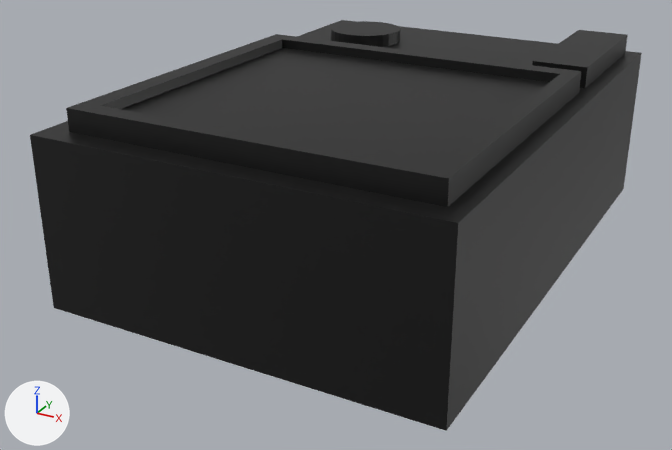
The COLLADA model mesh/combinator.dae, before and after one commit.
Both versions are drawn from a camera (50 mm lens) standing at (2.86, -5.87, 2.98) and looking at (-0.18, -0.33, 0.22). The lights are fixed; the arrows at lower left show +X, +Y and +Z. Where no turn or scale is listed for an object, it has been applied to the vertices.
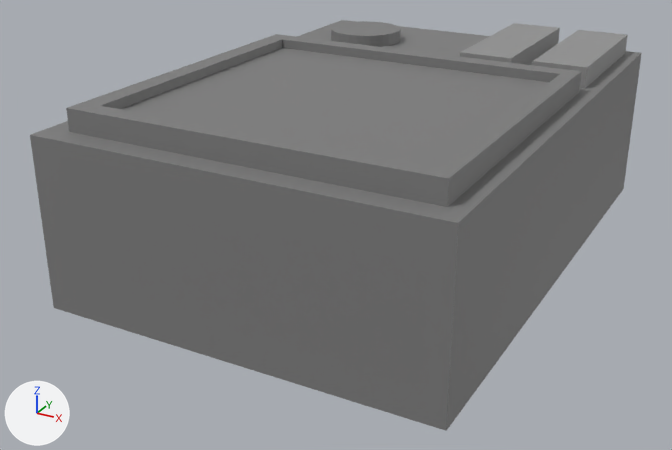
The change, as a diff of the scene's bpy script:
```diff
--- a/mesh/combinator.dae.py
+++ b/mesh/combinator.dae.py
@@ img_combine_png @@
+img_combine_png = load_image('combine.png', '../assets/combine.png', 640, 200, 'sRGB')
@@ img_incubate_png @@
+img_incubate_png = load_image('incubate.png', '../assets/incubate.png', 640, 200, 'sRGB')
@@ mat_mat @@
 mat_mat = principled_material('mat')
-mat_mat.texture = img_gray_tex_png
-mat_mat.roughness = 0.44
+mat_mat.base_color = (0.208, 0.208, 0.208)  # grey #7e7e7e
+mat_mat.roughness = 0.55
@@ mat_mat_001 @@
+mat_mat_001 = principled_material('mat.001')
+mat_mat_001.texture = img_combine_png
+mat_mat_001.roughness = 0.55
@@ mat_mat_002 @@
+mat_mat_002 = principled_material('mat.002')
+mat_mat_002.texture = img_incubate_png
+mat_mat_002.roughness = 0.55
@@ me_cube_000 @@
 # used by ob_cube_001; location = (1.086, 1.422, 1.152)
-me_cube_000.from_pydata(...)  # 8 vertices, 12 faces; spans x -0.2..0.2, y -0.735..0.5, z -0.2..0.2
-me_cube_000.materials.append(mat_mat)  # picture img_gray_tex_png
+me_cube_000.from_pydata(...)  # 8 vertices, 6 faces; spans x -0.2..0.2, y -0.735..0.5, z -0.2..0.2
+# me_cube_000 part 1
+# 12 faces are deleted
+# 6 new faces join them
+me_cube_000.materials.append(mat_mat_001)  # picture img_combine_png
@@ me_cube_002 @@
+me_cube_002.from_pydata(...)  # a box spanning x -0.2..0.2, y -0.735..0.5, z -0.2..0.2
+me_cube_002.materials.append(mat_mat_002)  # picture img_incubate_png
@@ ob_cube_003 @@
+ob_cube_003 = bpy.data.objects.new('Cube.003', me_cube_002)
+ob_cube_003.location = (0.523, 1.422, 1.152)
```

Boxes (x1, y1, x2, y2) around the edits, measured in the pictures (672 x 450 px):
'Cube', surface changed (black to grey): (30, 20, 642, 431) in both
'Cube.002', surface changed (black to grey): (66, 34, 581, 207) in both
'Cube.001', surface changed: (532, 30, 628, 88) in both
'Cube.003', added: after (460, 23, 560, 65)
'Cylinder.001', surface changed: (331, 21, 400, 47) in both
